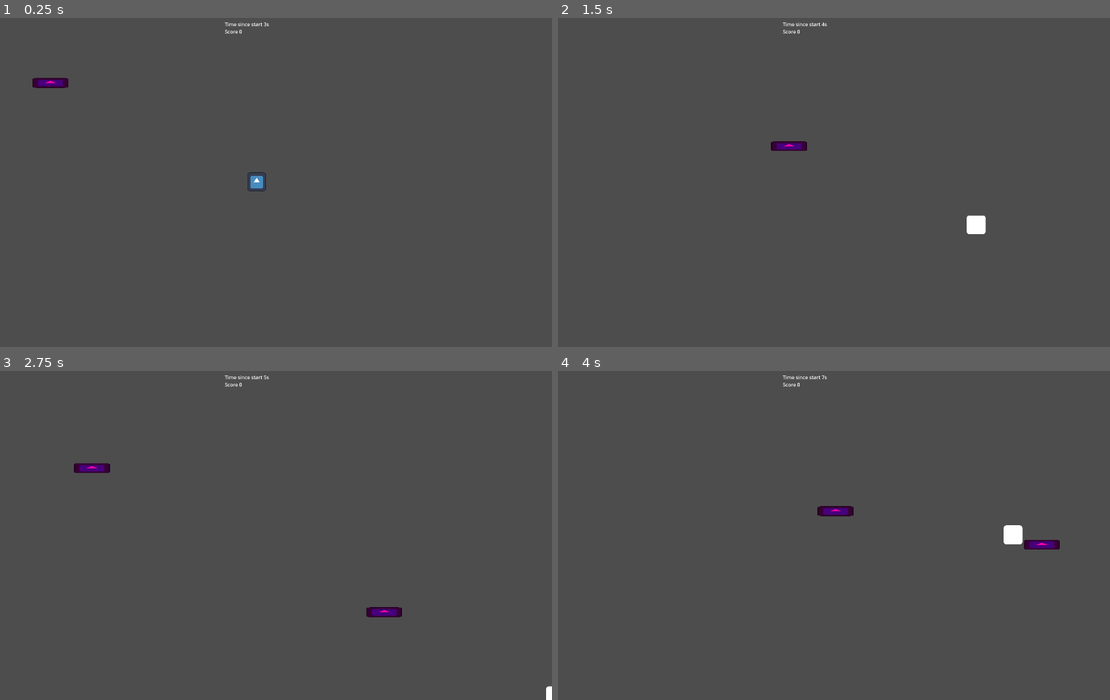
Above: before the commit, frames 1-4 (two rows, left to right).
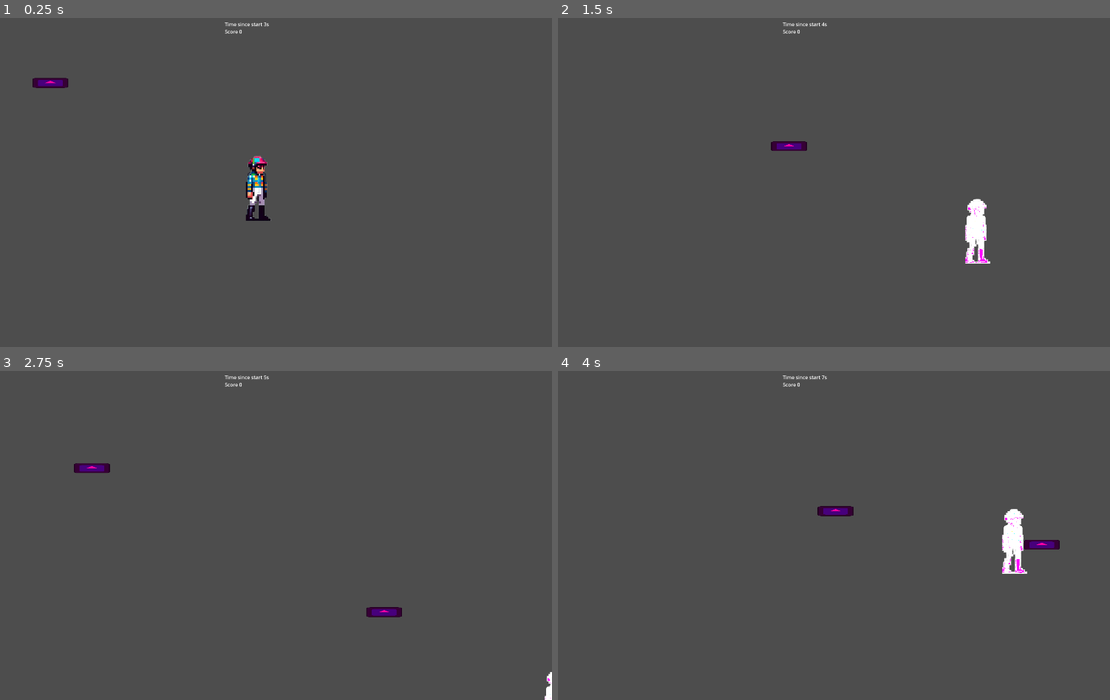
Above: after the commit, the same moments.

Repository: elVariable/gamejam
Game: Godot game, scene res://scenes/levels/main.tscn
The game is run twice, just before and just after one commit, with the same random seed, the same clock (stepped at 60 frames per second) and the same inputs. The engine's default icon, where the game draws it, is replaced by a stand-in: a white triangle on a blue panel in a dark square.
Inputs:
- Up to frame 1 (0.25 s): no input
- Up to frame 2 (1.5 s): hold D (Right) 0.53-1.28 s; tap U (Fire0) at 0.6 s; hold S (Down) from 1.28 s (still down); tap I (Fire1) at 1.35 s
- Up to frame 3 (2.75 s): release S (Down) at 2.03 s; hold D (Right) from 2.03 s (still down); tap O (Fire2) at 2.1 s
- Up to frame 4 (4 s): release D (Right) at 2.78 s; hold W (Up) 2.78-3.53 s; tap P (Fire3) at 2.85 s; hold A (Left) from 3.53 s (still down); tap U (Fire0) at 3.6 s

The runs differ from the first frame. In frame 1, 0.6% of the frame differs, in the area x 44-50%, y 41-62%; in frame 2, 0.4%; in frame 3, less than 0.1%; in frame 4, 0.4%.

Commit message:
added player

Diff:
--- a/scenes/levels/main.tscn
+++ b/scenes/levels/main.tscn
@@ -1,9 +1,64 @@
-[gd_scene load_steps=5 format=3 uid="uid://clbtukas48r8x"]
+[gd_scene load_steps=10 format=3 uid="uid://clbtukas48r8x"]
 
 [ext_resource type="Script" path="res://scripts/main.gd" id="1_0n7wh"]
 [ext_resource type="PackedScene" uid="uid://culh4svls8ec1" path="res://scenes/prefabs/player.tscn" id="2_mcm3w"]
+[ext_resource type="Texture2D" uid="uid://b2q6626d76iv1" path="res://Assets/Player/PlayerSprite.png" id="3_0iaw2"]
 [ext_resource type="PackedScene" uid="uid://tn60djfck7wo" path="res://scenes/prefabs/enemy.tscn" id="3_d6ym8"]
 [ext_resource type="PackedScene" uid="uid://dll22mutbq5yo" path="res://scenes/ui.tscn" id="4_tjnvw"]
+
+[sub_resource type="Animation" id="Animation_vgomg"]
+resource_name = "Idle"
+loop_mode = 1
+tracks/0/type = "value"
+tracks/0/imported = false
+tracks/0/enabled = true
+tracks/0/path = NodePath("Sprite2D:frame")
+tracks/0/interp = 1
+tracks/0/loop_wrap = true
+tracks/0/keys = {
+"times": PackedFloat32Array(0, 0.4),
+"transitions": PackedFloat32Array(1, 1),
+"update": 1,
+"values": [0, 1]
+}
+
+[sub_resource type="Animation" id="Animation_4410m"]
+length = 0.001
+tracks/0/type = "value"
+tracks/0/imported = false
+tracks/0/enabled = true
+tracks/0/path = NodePath("Sprite2D:frame")
+tracks/0/interp = 1
+tracks/0/loop_wrap = true
+tracks/0/keys = {
+"times": PackedFloat32Array(0),
+"transitions": PackedFloat32Array(1),
+"update": 1,
+"values": [0]
+}
+
+[sub_resource type="Animation" id="Animation_ldfip"]
+resource_name = "shot"
+loop_mode = 1
+tracks/0/type = "value"
+tracks/0/imported = false
+tracks/0/enabled = true
+tracks/0/path = NodePath("Sprite2D:frame")
+tracks/0/interp = 1
+tracks/0/loop_wrap = true
+tracks/0/keys = {
+"times": PackedFloat32Array(0, 0.2, 0.5, 0.7, 0.9),
+"transitions": PackedFloat32Array(1, 1, 1, 1, 1),
+"update": 1,
+"values": [5, 6, 7, 6, 5]
+}
+
+[sub_resource type="AnimationLibrary" id="AnimationLibrary_wi5ne"]
+_data = {
+"Idle": SubResource("Animation_vgomg"),
+"RESET": SubResource("Animation_4410m"),
+"shot": SubResource("Animation_ldfip")
+}
 
 [node name="level" type="Node2D"]
 script = ExtResource("1_0n7wh")
@@ -12,6 +67,16 @@
 unique_name_in_owner = true
 position = Vector2(556, 317)
 
+[node name="Sprite2D" type="Sprite2D" parent="Player"]
+texture = ExtResource("3_0iaw2")
+hframes = 4
+vframes = 4
+
+[node name="AnimationPlayer" type="AnimationPlayer" parent="Player"]
+libraries = {
+"": SubResource("AnimationLibrary_wi5ne")
+}
+
 [node name="Enemy" parent="." instance=ExtResource("3_d6ym8")]
 position = Vector2(176, 165)
 
Binary file added: Assets/Player/PlayerSprite.png
Not shown, added: Assets/Player/PlayerSprite.png.import
